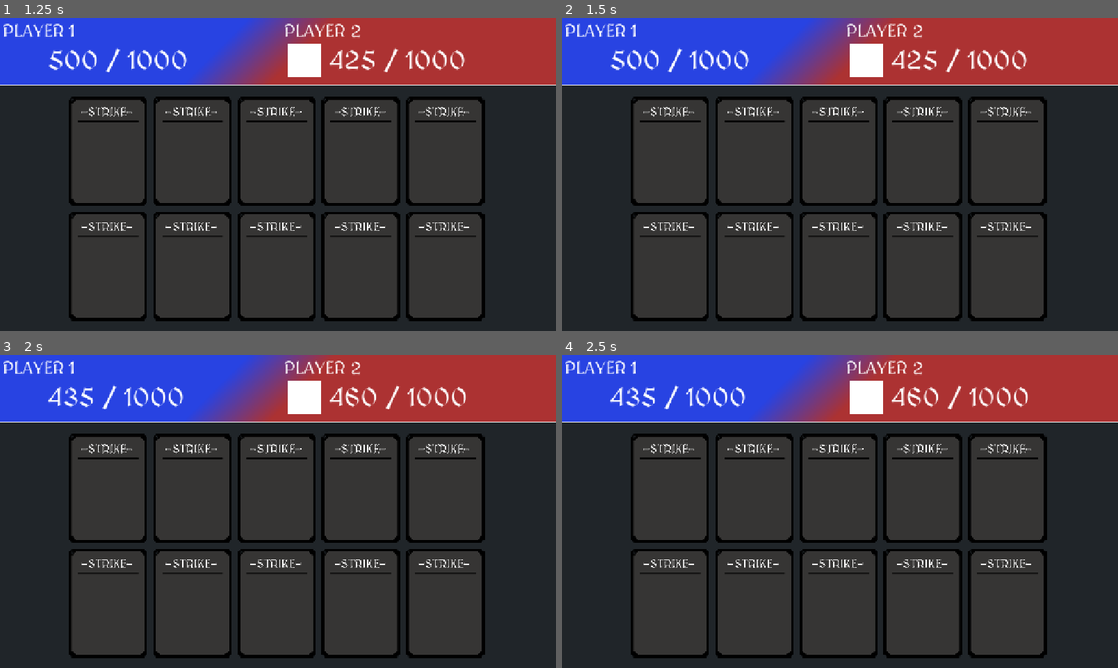
Above: before the commit, frames 1-4 (two rows, left to right).
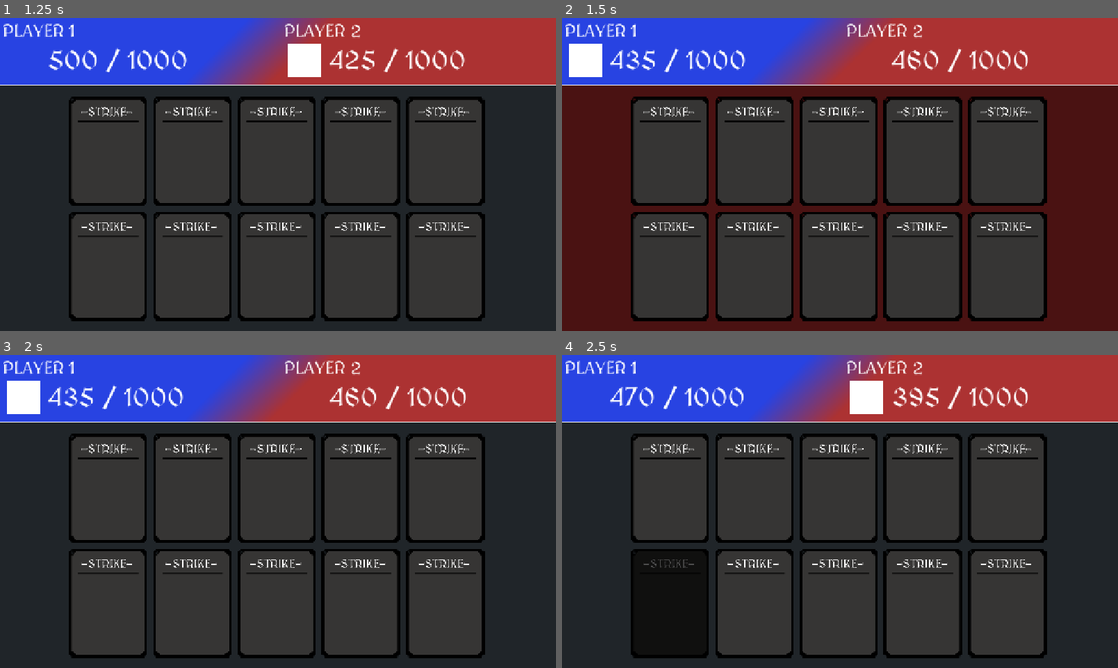
Above: after the commit, the same moments.

Repository: d3V-E/PVP
Game: Godot game, scene res://scenes/main_game.tscn
Two runs of this game, one before a commit and one after it. Both use one fixed random seed, a clock stepped at 60 frames per second and the inputs below.
Inputs (mouse positions are in pixels of both pictures, inside the frame that each line leads up to):
- Up to frame 1 (1.25 s): click (105, 152) at 0.5 s
- Up to frame 2 (1.5 s): click (667, 265) at 1.25 s
- Up to frame 3 (2 s): no input
- Up to frame 4 (2.5 s): tap Enter at 2 s; move the mouse to (962, 495) at 2.02 s; hold Right from 2.03 s (still down); tap Alt at 2.1 s; click (962, 495) at 2.17 s

Frame 1 is identical in both runs. In frame 2, 32% of the frame differs, in the area x 0-100%, y 8-100%; in frame 3, 1.3%; in frame 4, 5.0%.

Commit message:
Update 3

Diff:
--- a/scripts/main_game.gd
+++ b/scripts/main_game.gd
@@ -47,6 +47,7 @@
 	plague.pivot_offset = plague.size / 2
 	boost.pivot_offset = boost.size / 2
 	sheild.pivot_offset = sheild.size / 2
+	vampire.self_modulate = Color(1.0 , 1.0 , 1.0 , 1.0)
 	update_ui()
 	p1ht.text = str(player1h) + " / " + str(player1max)
 	p2ht.text = str(player2h) + " / " + str(player2max)
@@ -85,12 +86,14 @@
 		player2h -= 75
 		p2ht.text = str(player2h) + " / " + str(player2max)
 		damageanim()
+		turncooldown()
 		turn = "PLAYER2"
 		update_ui()
 	elif turn == "PLAYER2":
 		player1h -= 75
 		p1ht.text = str(player1h) + " / " + str(player1max)
 		damageanim()
+		turncooldown()
 		turn = "PLAYER1"
 		update_ui()
 
@@ -102,10 +105,17 @@
 	if turn == "PLAYER1":
 		pointerp1.visible = true
 		pointerp2.visible = false
+		if vampirep1 > 0:
+			vampire.self_modulate = Color(0.3 , 0.3 , 0.3 , 1.0)
+		else:
+			vampire.self_modulate = Color(1.0 , 1.0 , 1.0 , 1.0)
 	elif turn == "PLAYER2":
 		pointerp1.visible = false
 		pointerp2.visible = true
-
+		if vampirep2 > 0:
+			vampire.self_modulate = Color(0.3 , 0.3 , 0.3 , 1.0)
+		else:
+			vampire.self_modulate = Color(1.0 , 1.0 , 1.0 , 1.0)
 
 
 
@@ -138,9 +148,32 @@
 		player1h += vampireheal
 		player2h -= vampiredmg
 		vampirep1 = 2
-	if turn == "PLAYER2" and vampirep2 == 0:
+		turncooldown()
+		turn = "PLAYER2"
+		update_ui()
+		healanim()
+		damageanim()
+
+
+
+	elif turn == "PLAYER2" and vampirep2 == 0:
 		var tween = get_tree().create_tween()
 		tween.tween_property(vampire , "scale" , Vector2(1 ,1) ,.1)
 		player2h += vampireheal
 		player1h -= vampiredmg
 		vampirep2 = 2
+		turncooldown()
+		turn = "PLAYER1"
+		update_ui()
+		healanim()
+		damageanim()
+
+
+
+func turncooldown():
+	if turn == "PLAYER1":
+		if vampirep1 > 0:
+			vampirep1 -= 1
+	elif turn == "PLAYER2":
+		if vampirep2 > 0:
+			vampirep2 -= 1
